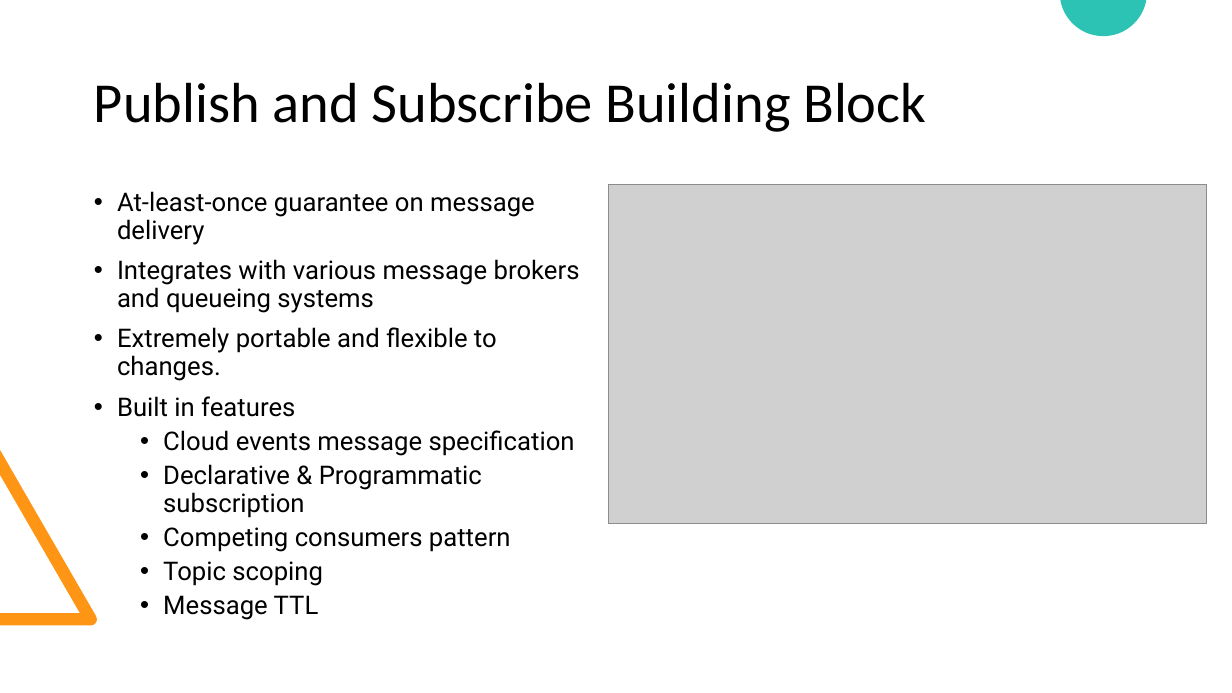
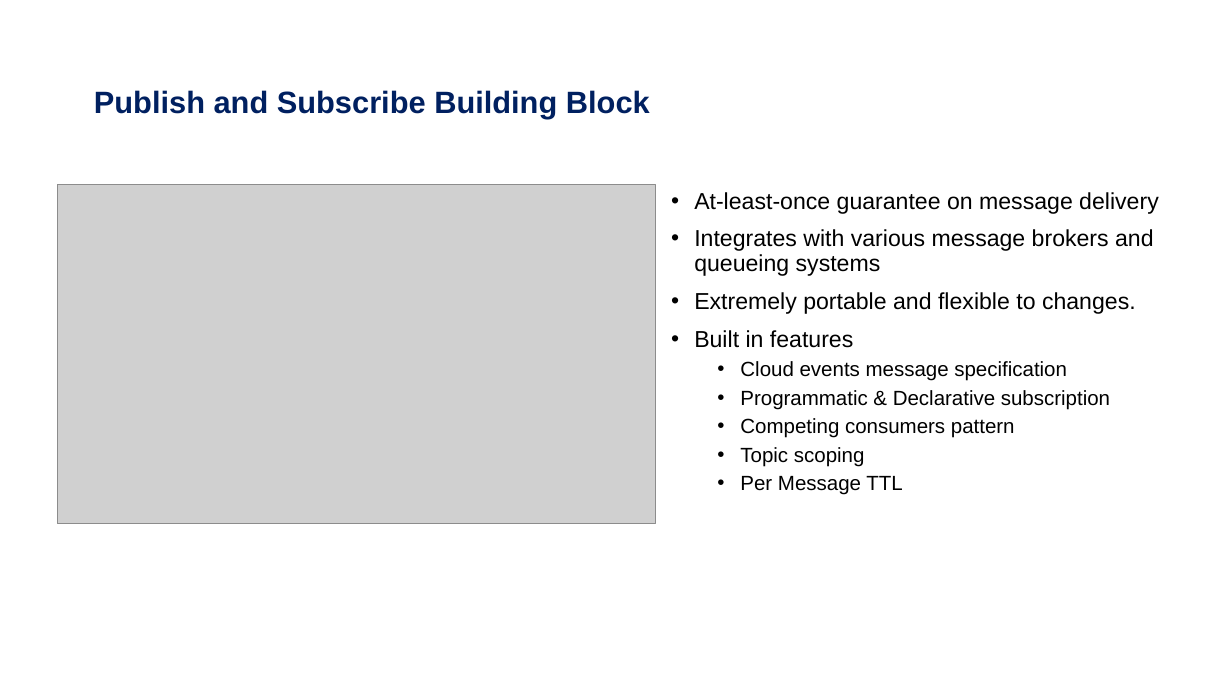
Before and after one commit to rgvna258/DaprDemoApp, a slide deck: slide 19 of files/Dapr-Final.pptx. Drawn at 1232x693 pixels with LibreOffice and Linux fonts; fonts in the diff are those of the drawing; grey boxes stand for pictures. Boxes give left, top, right and bottom in pixels: in the first picture for what was removed or moved away, otherwise in the second. Text is boxed around its words. In the diff, an @@ line names an element or a change of style, - is before the commit and + after.

```diff
--- a/files/Dapr-Final.pptx
+++ b/files/Dapr-Final.pptx
@@ freeform shape removed at (1061,0,1147,36) @@
@@ title "Publish and Subscribe Building Block" at (94,90,650,119): size 44 to 24 pt, font Calibri to Arial, text colour #000000 to #002060, bold on @@
@@ picture: place and size @@
-picture at (608,185,1207,524)
+picture at (57,185,656,524)
@@ text "At-least-once guarantee on message delivery": place and size @@
-text "At-least-once guarantee on message delivery" at (117,191,580,620)
+text "At-least-once guarantee on message delivery" at (694,192,1159,495)
@@ text at (694,192,1159,467): size 20 to 18 pt in "At-least-once guarantee on message delivery", "Integrates with various message brokers and queueing ...", "Extremely portable and flexible to changes.", "Built in features"; font Roboto to Arial in "At-least-once guarantee on message delivery", "Integrates with various message brokers and queueing ...", "Extremely portable and flexible to changes.", "Built in features" and 3 more places; size 20 to 16 pt in "Cloud events message specification", "Competing consumers pattern", "Topic scoping" @@
@@ text at (740,390,1110,410): text changed; size 20 to 16 pt; font Roboto to Arial @@
-  • Declarative & Programmatic subscription
+  • Programmatic & Declarative subscription
@@ freeform shape removed at (0,450,97,625) @@
@@ text at (740,476,902,495): text changed; size 20 to 16 pt; font Roboto to Arial @@
-  • Message TTL
+  • Per Message TTL
```
Also in this commit, not shown: 18 other slides changed, 9 slides added, 4 slides removed, 15 other files.
